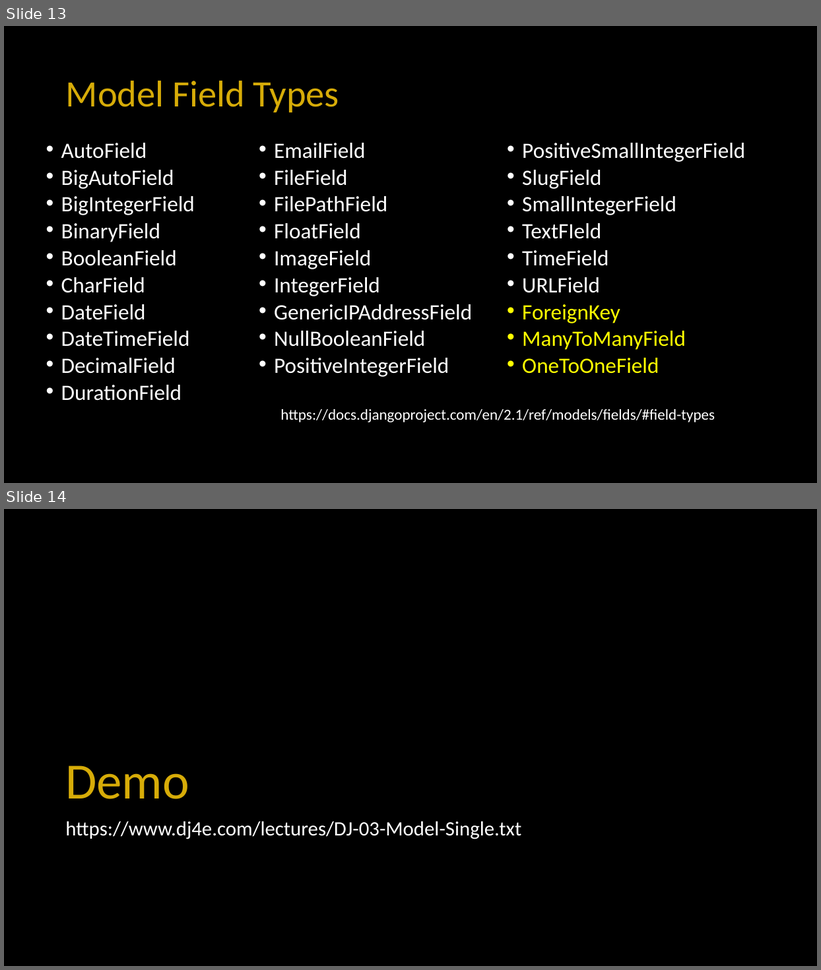
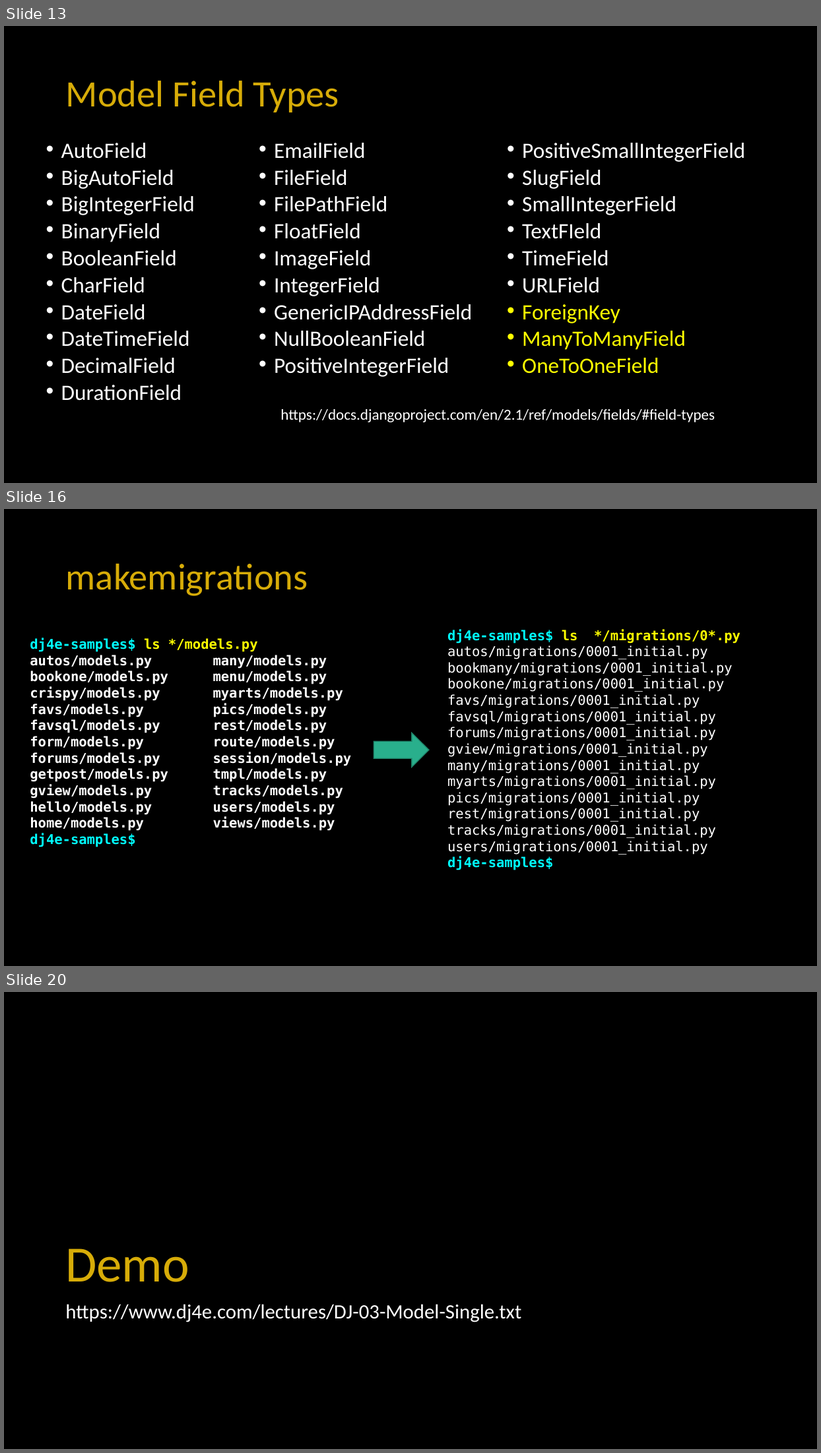
Before and after one commit to csev/dj4e, a slide deck: lectures/DJ-02-Model-Single.pptx. Shown one above the other, each under a label of ours: slides 13 and 14 before the commit, slides 13, 16 and 20 after it; the slides between them are not shown. The pictures are 821x970 and 821x1453 pixels, drawn with LibreOffice and Linux fonts; fonts in the diff are those of the drawing; background and template pictures are left out. Boxes give left, top, right and bottom in pixels: in the first picture for what was removed or moved away, otherwise in the second. Text is boxed around its words. In the diff, an @@ line names an element or a change of style, - is before the commit and + after.

```diff
--- a/lectures/DJ-02-Model-Single.pptx
+++ b/lectures/DJ-02-Model-Single.pptx
@@ slide 16 added at (4,509,817,966), background #000000 @@
@@ title added at (66,563,308,596), 44 pt, text #D7AC08 @@
+makemigrations
@@ text added at (30,638,352,848), 16 pt, text #FFFFFF, bold @@
+dj4e-samples$ ls */models.py
+autos/models.py many/models.py
+bookone/models.py menu/models.py
+crispy/models.py myarts/models.py
+favs/models.py pics/models.py
+favsql/models.py rest/models.py
+form/models.py route/models.py
+forums/models.py session/models.py
+getpost/models.py tmpl/models.py
+gview/models.py tracks/models.py
+hello/models.py users/models.py
+home/models.py views/models.py
+dj4e-samples$
@@ text added at (448,629,741,871), 16 pt, text #FFFFFF @@
+dj4e-samples$ ls */migrations/0*.py
+autos/migrations/0001_initial.py
+bookmany/migrations/0001_initial.py
+bookone/migrations/0001_initial.py
+favs/migrations/0001_initial.py
+favsql/migrations/0001_initial.py
+forums/migrations/0001_initial.py
+gview/migrations/0001_initial.py
+many/migrations/0001_initial.py
+myarts/migrations/0001_initial.py
+pics/migrations/0001_initial.py
+rest/migrations/0001_initial.py
+tracks/migrations/0001_initial.py
+users/migrations/0001_initial.py
+dj4e-samples$
@@ right arrow added at (374,733,429,767), fill #29AF8C, outline #1E8168 1 pt @@
@@ what was slide 14 is now slide 20 @@
```
Also in this commit, not shown: 5 other slides added, 1 other file.
